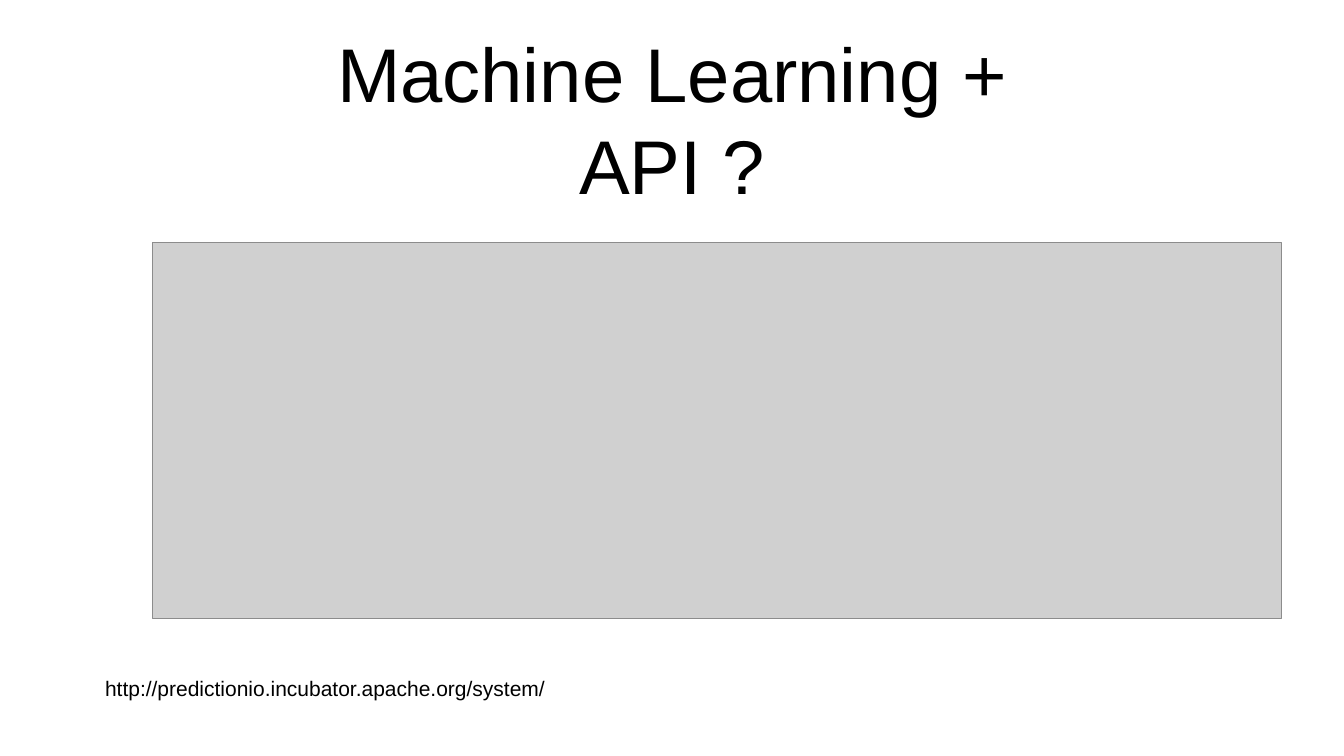
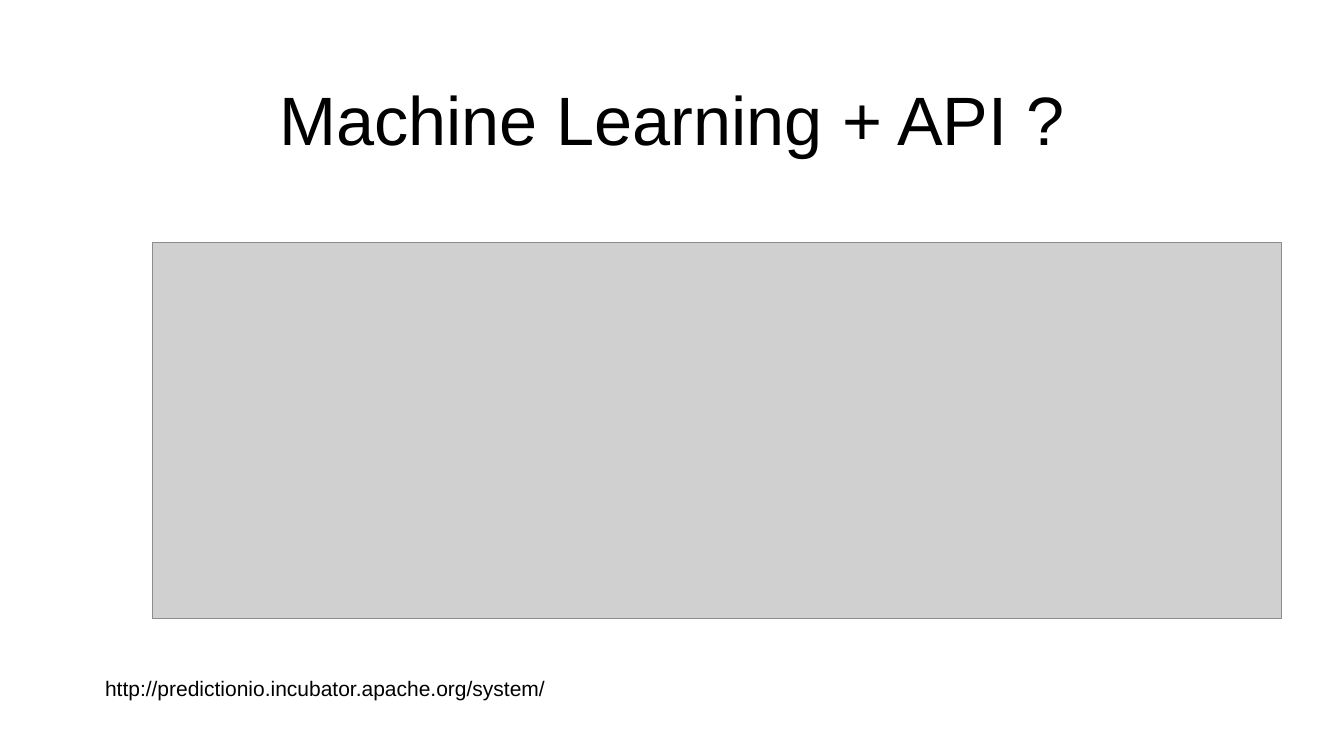
Before and after one commit to cathaylab/sharing, a slide deck: slide 26 of 2016.12.09-Platform/platform.pptx (slide 24 before the commit). Drawn at 1344x756 pixels with LibreOffice and Linux fonts; fonts in the diff are those of the drawing; grey boxes stand for pictures. Boxes give left, top, right and bottom in pixels: in the first picture for what was removed or moved away, otherwise in the second. Text is boxed around its words. In the diff, an @@ line names an element or a change of style, - is before the commit and + after.

```diff
--- a/2016.12.09-Platform/platform.pptx
+++ b/2016.12.09-Platform/platform.pptx
@@ title "Machine Learning + API ?" at (x1=279, y1=95, x2=1007, y2=158): size 108.6 to 97.8 pt @@
```
Also in this commit, not shown: 13 other slides changed, 2 slides added, 1 other file.
